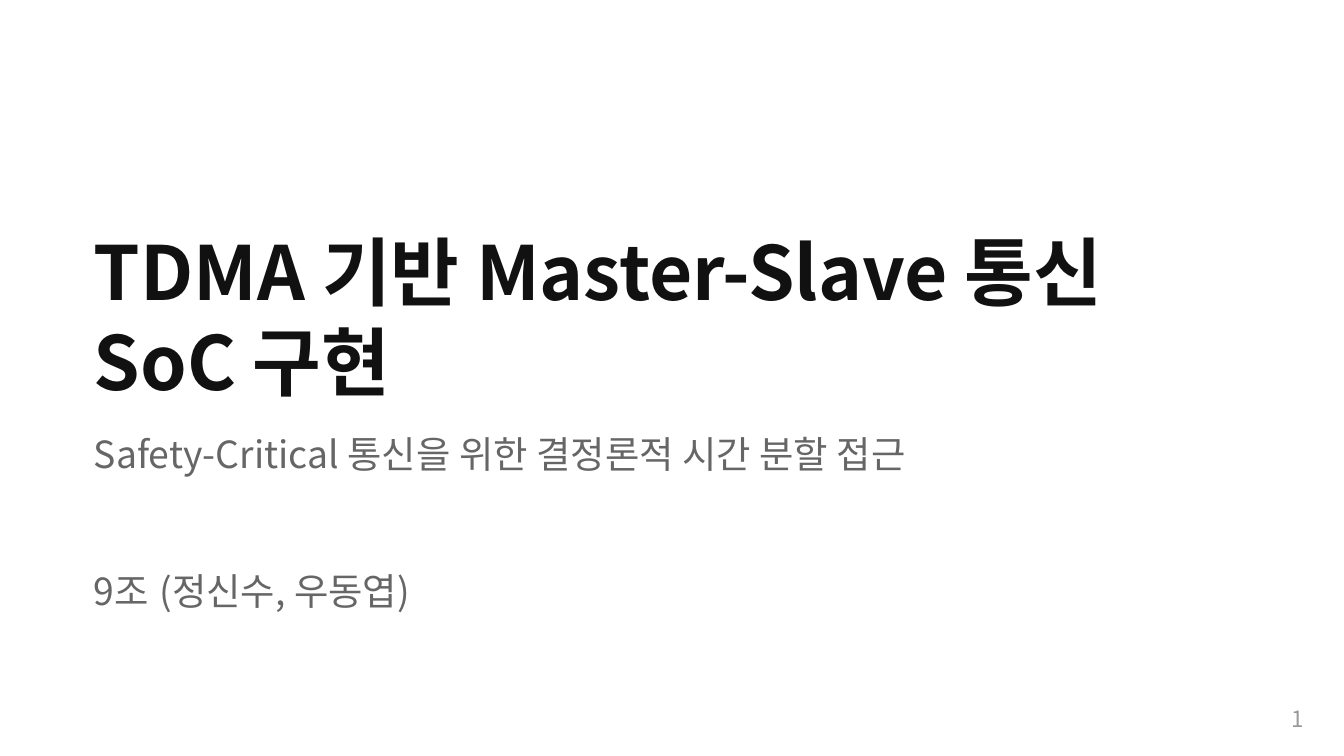
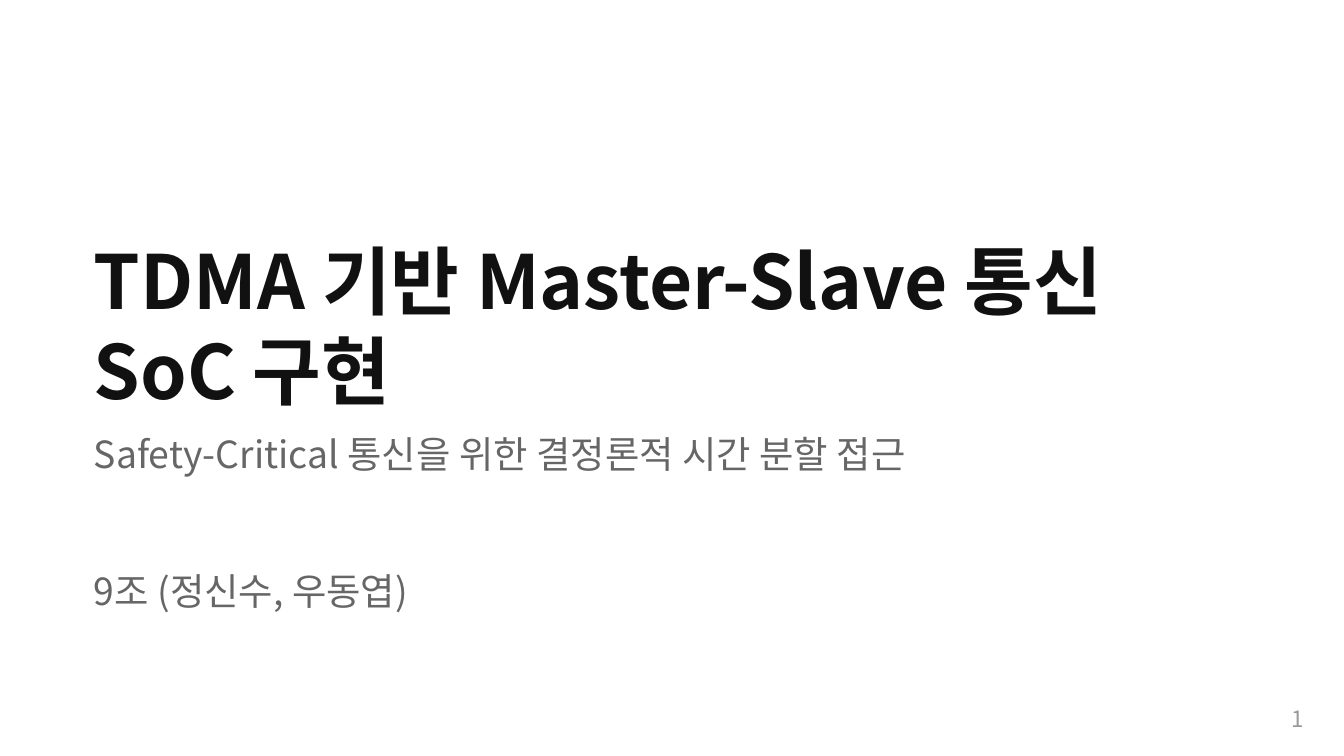
Before and after one commit to Woodong02/SoC_Design_and_Programming, a slide deck: slide 1 of presentation_full.pptx. Drawn at 1344x756 pixels with LibreOffice and Linux fonts; fonts in the diff are those of the drawing. Boxes give left, top, right and bottom in pixels: in the first picture for what was removed or moved away, otherwise in the second. Text is boxed around its words. In the diff, an @@ line names an element or a change of style, - is before the commit and + after.

```diff
--- a/presentation_full.pptx
+++ b/presentation_full.pptx
@@ text "TDMA 기반 Master-Slave 통신 SoC ..." at <box>94,246,1102,406</box>: vertical alignment middle to top @@
```
Also in this commit, not shown: 3 other slides changed, 6 other files.
